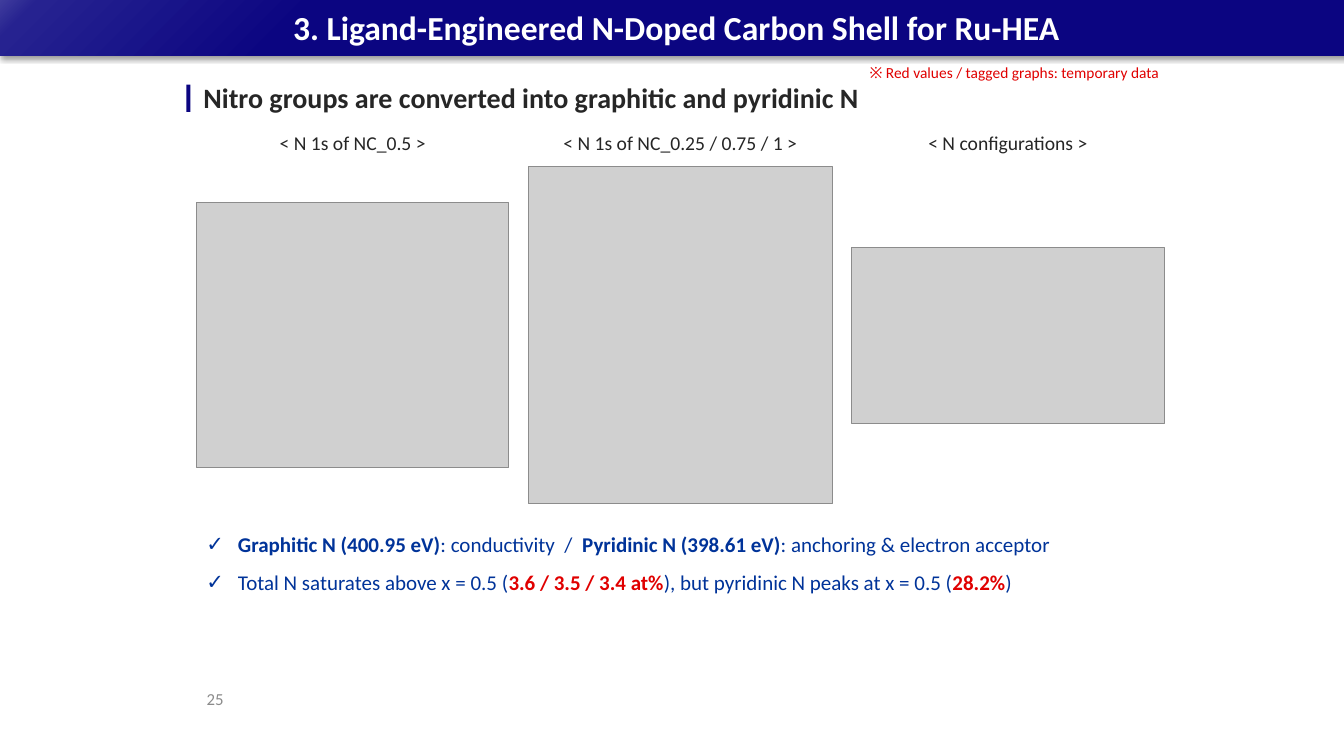
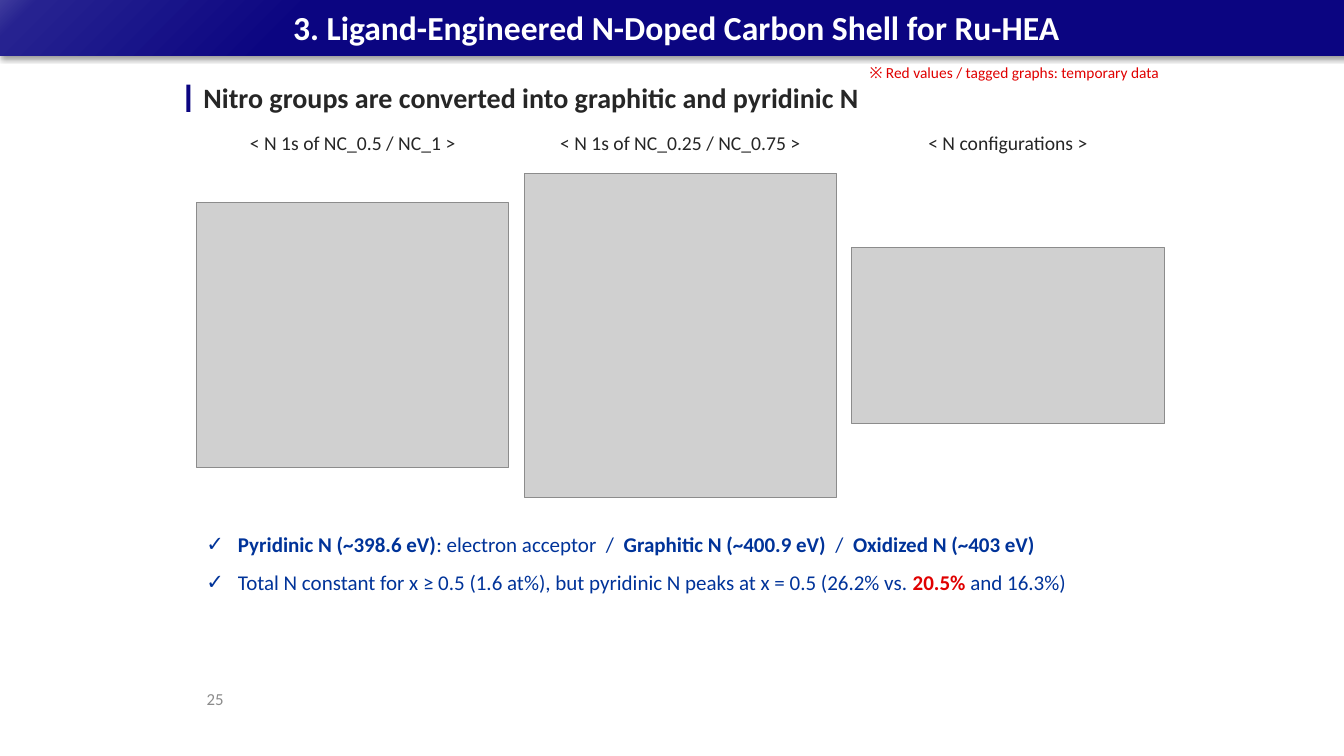
Before and after one commit to limsj0204/letter, a slide deck: slide 25 of 학위논문_디펜스_발표자료_5시료.pptx. Drawn at 1344x756 pixels with LibreOffice and Linux fonts; fonts in the diff are those of the drawing; grey boxes stand for pictures. Boxes give left, top, right and bottom in pixels: in the first picture for what was removed or moved away, otherwise in the second. Text is boxed around its words. In the diff, an @@ line names an element or a change of style, - is before the commit and + after.

```diff
--- a/학위논문_디펜스_발표자료_5시료.pptx
+++ b/학위논문_디펜스_발표자료_5시료.pptx
@@ text at (x1=264, y1=136, x2=441, y2=153): text changed @@
-< N 1s of NC_0.5 >
+< N 1s of NC_0.5 / NC_1 >
@@ text at (x1=574, y1=136, x2=786, y2=153): text changed @@
-< N 1s of NC_0.25 / 0.75 / 1 >
+< N 1s of NC_0.25 / NC_0.75 >
@@ picture resized from (x1=528, y1=166, x2=833, y2=504) to (x1=524, y1=173, x2=837, y2=497) @@
@@ text at (x1=238, y1=536, x2=1066, y2=594): text changed @@
-✓ Graphitic N (400.95 eV): conductivity / Pyridinic N (398.61 eV): anchoring & electron acceptor
-✓ Total N saturates above x = 0.5 (3.6 / 3.5 / 3.4 at%), but pyridinic N peaks at x = 0.5 (28.2%)
+✓ Pyridinic N (~398.6 eV): electron acceptor / Graphitic N (~400.9 eV) / Oxidized N (~403 eV)
+✓ Total N constant for x ≥ 0.5 (1.6 at%), but pyridinic N peaks at x = 0.5 (26.2% vs. 20.5% and 16.3%)
```
Also in this commit, not shown: 3 other slides changed, 1 other file.
